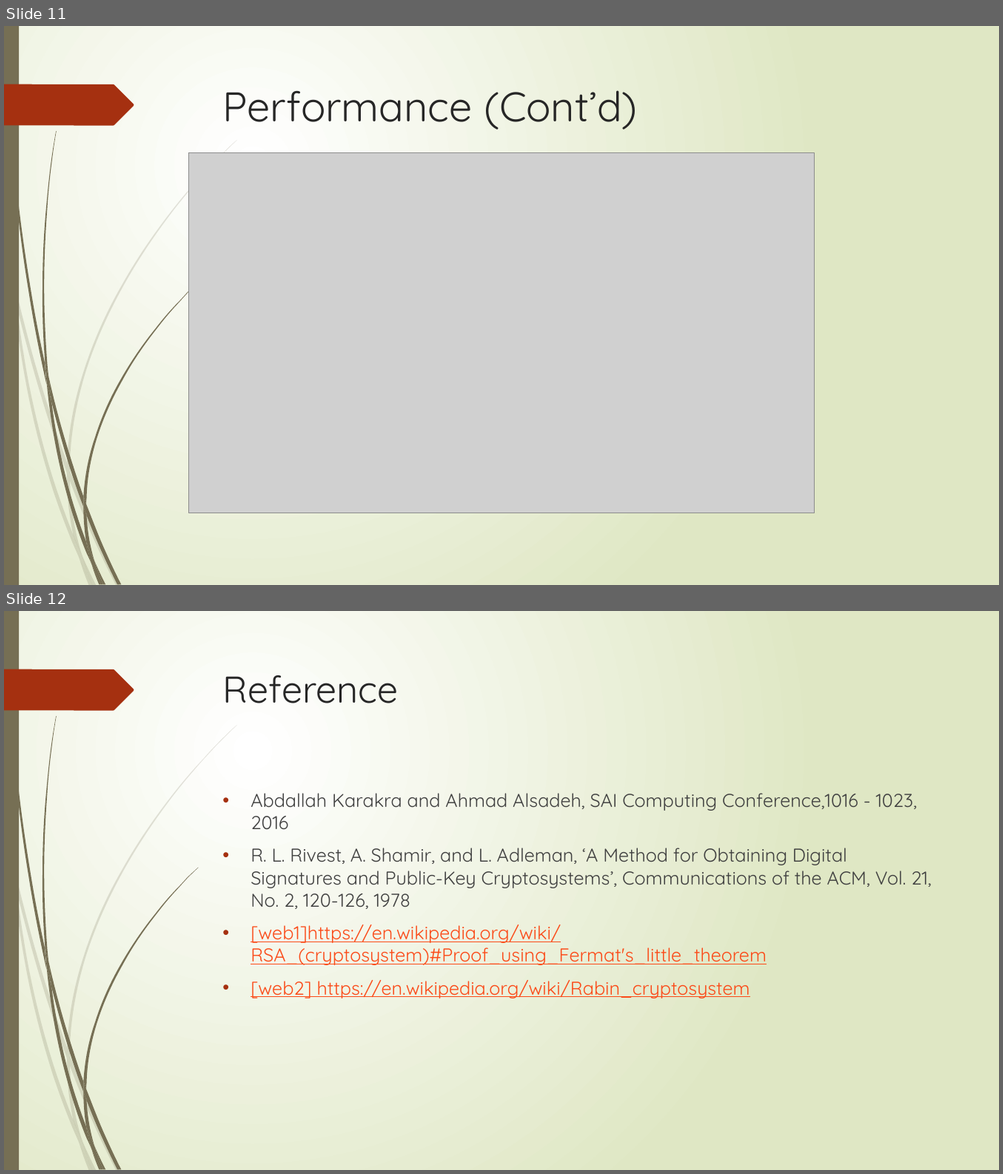
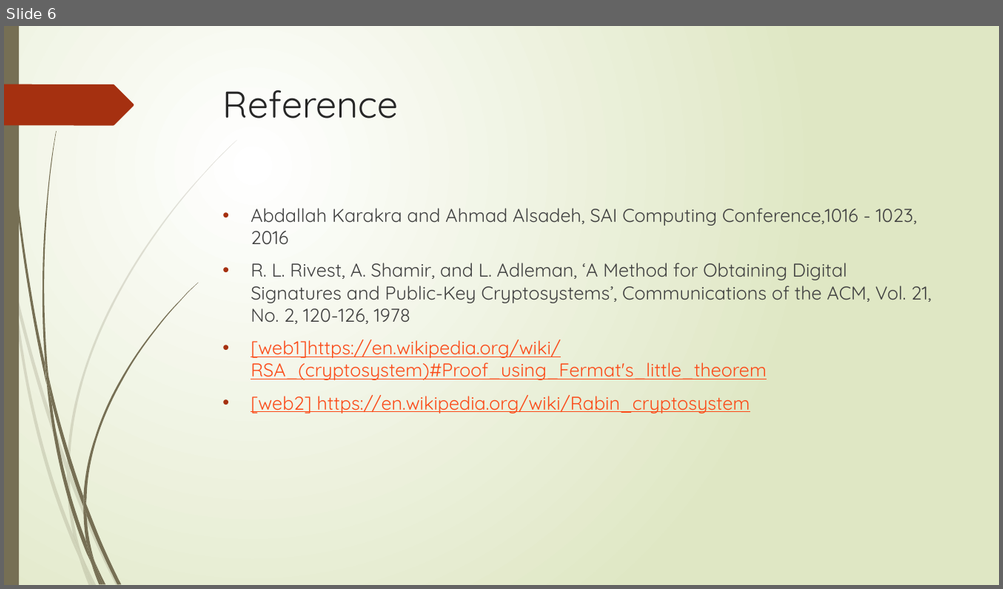
Before and after one commit to PleaseInput/Big-Number, a slide deck: A_RSA.pptx. Shown one above the other, each under a label of ours: slides 11 and 12 before the commit, slide 6 after it. The pictures are 1003x1174 and 1003x589 pixels, drawn with LibreOffice and Linux fonts; fonts in the diff are those of the drawing; grey boxes stand for pictures. Boxes give left, top, right and bottom in pixels: in the first picture for what was removed or moved away, otherwise in the second. Text is boxed around its words. In the diff, an @@ line names an element or a change of style, - is before the commit and + after.

```diff
--- a/A_RSA.pptx
+++ b/A_RSA.pptx
@@ slide 11 removed at [4, 26, 999, 585], background gradient #FFFFFF to #DFE8C4; not listed: 24 template elements that a slide beside it also shows @@
@@ title removed at [223, 90, 637, 130] @@
-Performance (Cont’d)
@@ picture removed at [189, 153, 814, 513] @@
@@ what was slide 12 is now slide 6 @@
```
Also in this commit, not shown: 2 slides changed, 3 slides added, 8 other slides removed.
